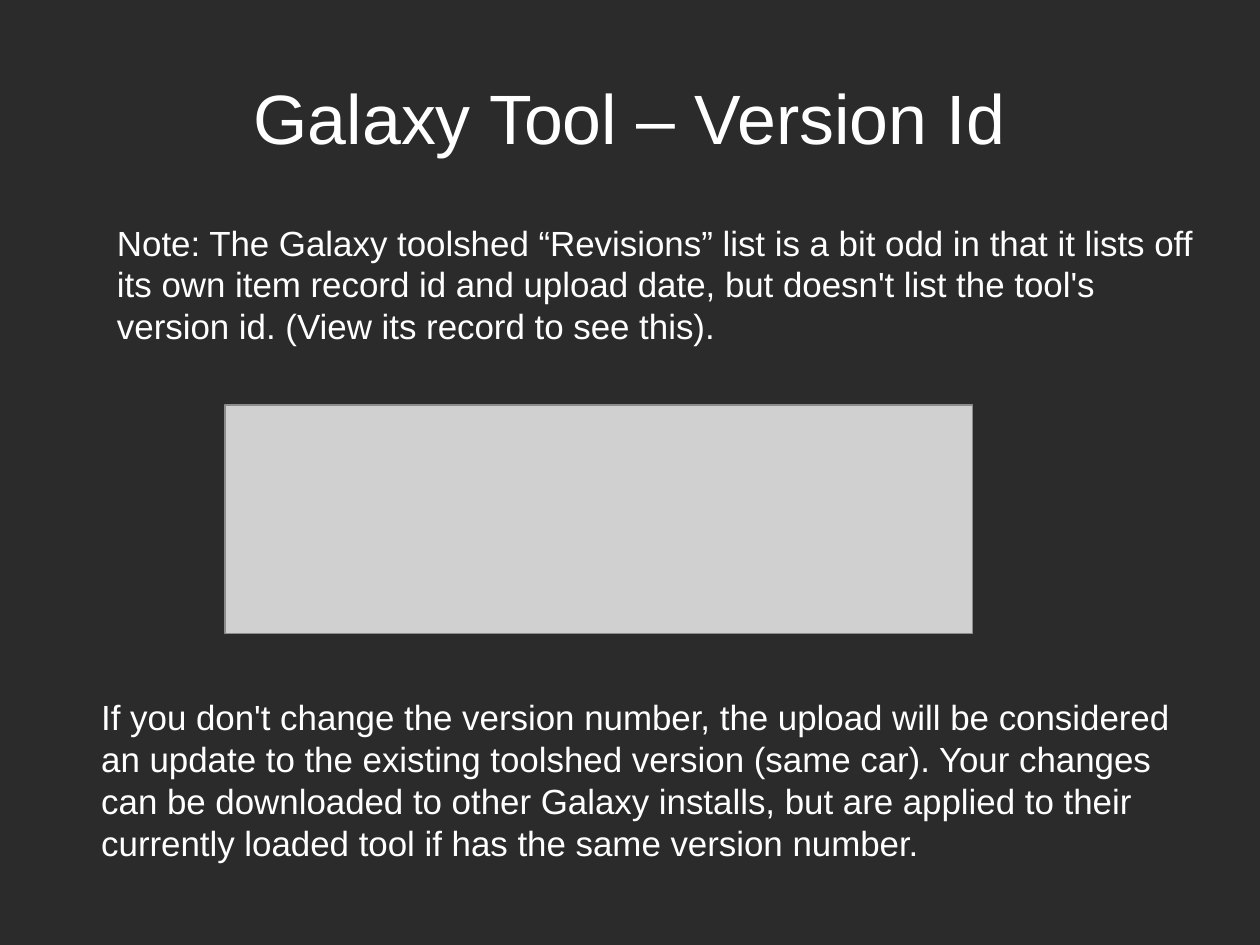
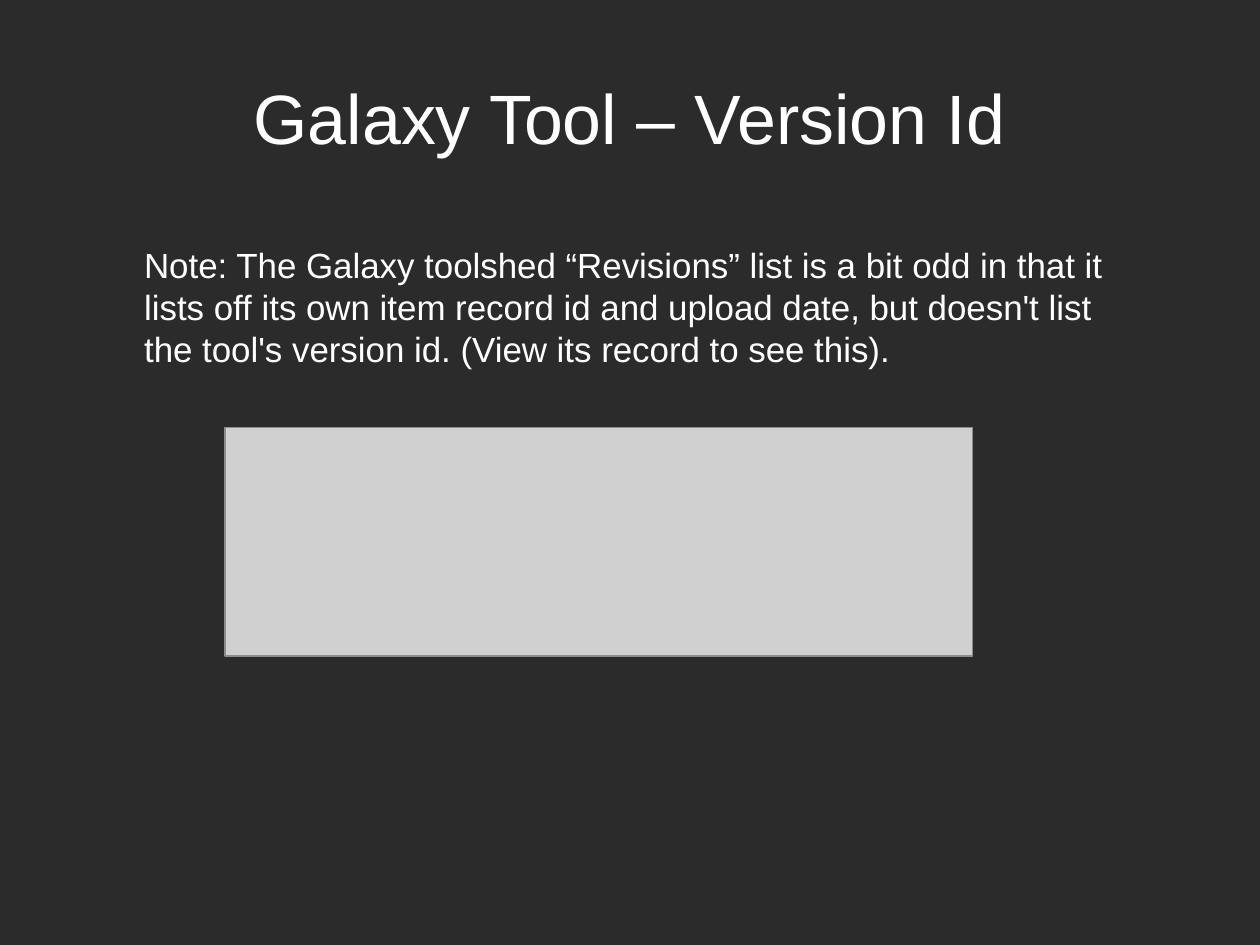
Before and after one commit to Public-Health-Bioinformatics/galaxy-tool-tutorials, a slide deck: slide 4 of Galaxy Tool Versioning.odp. Drawn at 1260x945 pixels with LibreOffice and Linux fonts; fonts in the diff are those of the drawing; grey boxes stand for pictures; background and template pictures are left out; a plain dark background stands for a picture behind light text. Boxes give left, top, right and bottom in pixels: in the first picture for what was removed or moved away, otherwise in the second. Text is boxed around its words. In the diff, an @@ line names an element or a change of style, - is before the commit and + after.

```diff
--- a/Galaxy Tool Versioning.odp
+++ b/Galaxy Tool Versioning.odp
@@ text "Note: The Galaxy toolshed “Revisions” ..." moved from (x1=117, y1=230, x2=1192, y2=346) to (x1=144, y1=252, x2=1102, y2=369) @@
@@ text "Note: The Galaxy toolshed “Revisions” ..." at (x1=144, y1=252, x2=1102, y2=369): indent changed @@
@@ picture moved from (x1=225, y1=405, x2=973, y2=633) to (x1=225, y1=428, x2=973, y2=656) @@
@@ text removed at (x1=101, y1=704, x2=1170, y2=863) @@
-If you don't change the version number, the upload will be considered an update to the existing toolshed version (same car). Your changes can be downloaded to other Galaxy installs, but are applied to their currently loaded tool if has the same version number.
```
Also in this commit, not shown: 2 other slides changed, 1 slide added, 1 slide removed, 1 other file.
